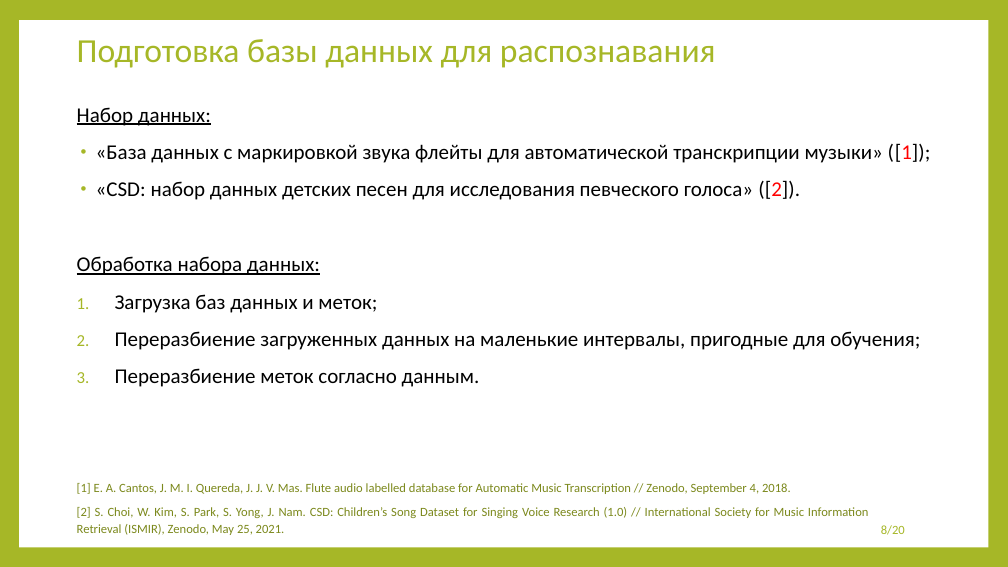
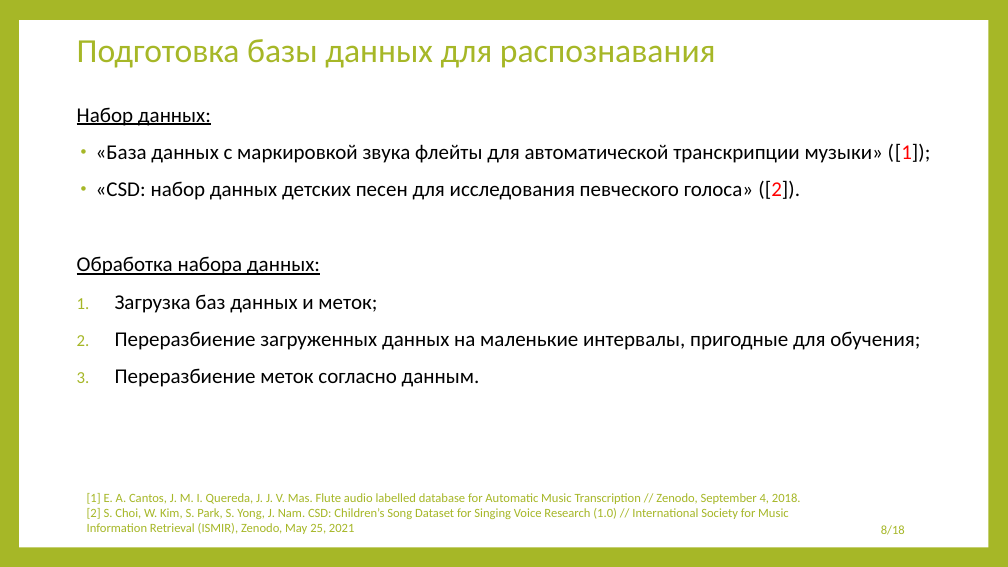
Before and after one commit to 13Fire13nyu/MasterDegree, a slide deck: slide 8 of presentation/presentation.pptx. Drawn at 1008x567 pixels with LibreOffice and Linux fonts; fonts in the diff are those of the drawing. Boxes give left, top, right and bottom in pixels: in the first picture for what was removed or moved away, otherwise in the second. Text is boxed around its words. In the diff, an @@ line names an element or a change of style, - is before the commit and + after.

```diff
--- a/presentation/presentation.pptx
+++ b/presentation/presentation.pptx
@@ text "[1] E. A. Cantos, J. ..." moved from (x1=77, y1=483, x2=869, y2=535) to (x1=87, y1=493, x2=801, y2=534) @@
@@ text at (x1=87, y1=508, x2=788, y2=534): text changed; text colour #7D891D to #A6B727 @@
-[2] S. Choi, W. Kim, S. Park, S. Yong, J. Nam. CSD: Children’s Song Dataset for Singing Voice Research (1.0) // International Society for Music Information Retrieval (ISMIR), Zenodo, May 25, 2021.
+[2] S. Choi, W. Kim, S. Park, S. Yong, J. Nam. CSD: Children’s Song Dataset for Singing Voice Research (1.0) // International Society for Music Information Retrieval (ISMIR), Zenodo, May 25, 2021
@@ text at (x1=87, y1=493, x2=801, y2=504): text colour #7D891D to #A6B727 in "[1] E. A. Cantos, J. M. I. ..."; alignment justified to left; line spacing 1.15 to 1; less space between paragraphs @@
@@ page number at (x1=881, y1=525, x2=905, y2=535): text changed @@
-8/20
+8/18
```
Also in this commit, not shown: 12 other slides changed, 1 slide added, 1 slide removed, 4 other files.
